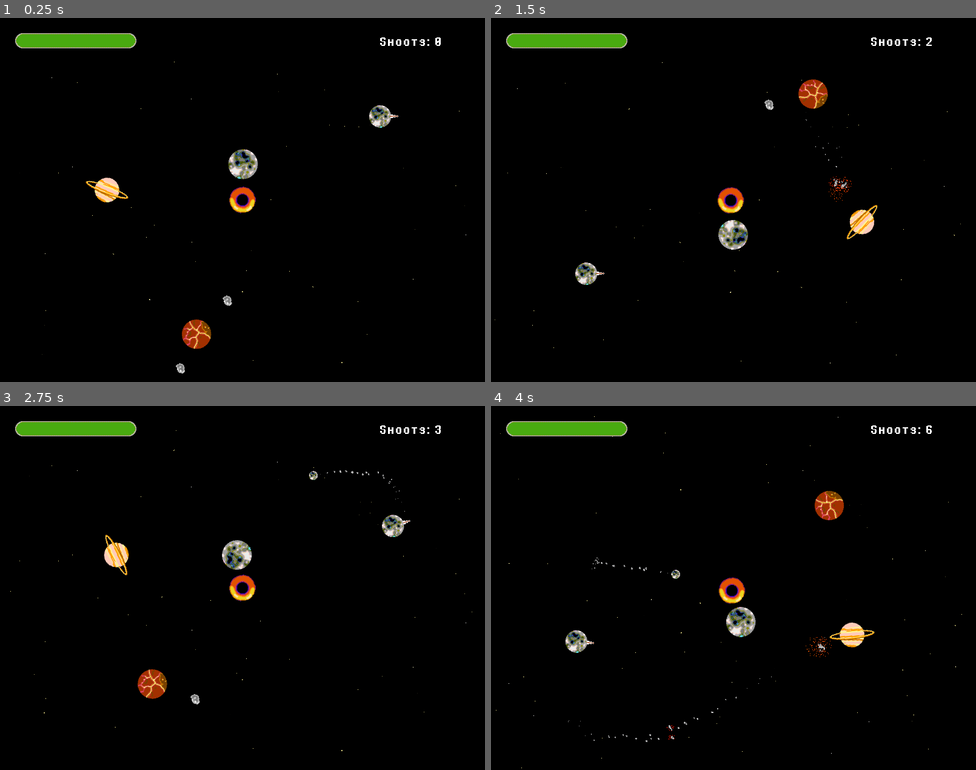
Above: before the commit, frames 1-4 (two rows, left to right).
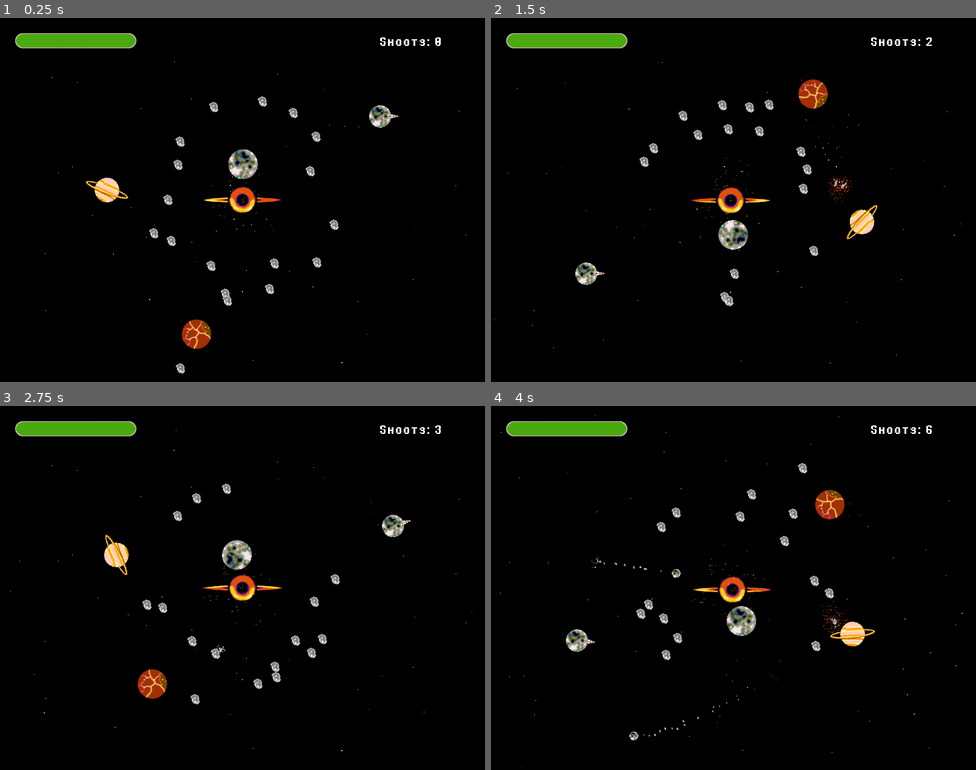
Above: after the commit, the same moments.

Repository: renato-grottesi/moonarchists
Game: Godot game, scene res://Game/Level08.tscn
Same seed, same stepped clock (60 frames per second), same inputs: the game is played once before the commit and once after it. This scene is started directly instead of the project's main scene.
Inputs (mouse positions are in pixels of both pictures, inside the frame that each line leads up to):
- Up to frame 1 (0.25 s): no input
- Up to frame 2 (1.5 s): tap Enter at 0.5 s; move the mouse to (757, 200) at 0.52 s; hold Up from 0.53 s (still down); click (757, 200) at 0.67 s; tap Space at 0.77 s; move the mouse to (709, 200) at 1.27 s
- Up to frame 3 (2.75 s): keep holding Up; tap Space at 1.52 s; move the mouse to (252, 580) at 2.02 s
- Up to frame 4 (4 s): keep holding Up; move the mouse to (728, 595) at 2.77 s; click (728, 595) at 2.92 s; tap Space at 3.02, 3.77 s; move the mouse to (767, 591) at 3.52 s

The runs differ from the first frame. In frame 1, 0.7% of the frame differs, in the area x 30-70%, y 21-77%; in frame 2, 0.7%; in frame 3, 0.8%; in frame 4, 2.1%, in the area x 1-98%, y 2-100%.
Error before the commit: Invalid get index '8' (on base: 'Array'). (res://Game/Universe.gd:21)

Commit message:
fixing a bug, nicer black hole and more forgiving moon damage

Diff:
--- a/Game/Level07.tscn
+++ b/Game/Level07.tscn
@@ -8,7 +8,7 @@
 [node name="Level07" instance=ExtResource( 1 )]
 current_level = 7
 next_level = 8
-asteroids_count = 7
+asteroids_count = 8
 
 [node name="Moon" parent="." index="4"]
 position = Vector2( -150, 0 )
--- a/Game/Level08.tscn
+++ b/Game/Level08.tscn
@@ -7,7 +7,7 @@
 [ext_resource path="res://Sprites/efisto.png" type="Texture" id=6]
 
 [node name="Level08" instance=ExtResource( 1 )]
-current_level = 9
+current_level = 8
 asteroids_count = 16
 asteroids_offset = 150
 
--- a/Game/Moon.gd
+++ b/Game/Moon.gd
@@ -8,6 +8,7 @@
 export (Vector2) var impulse0 : Vector2 = Vector2(0, 0)
 
 const MassBullet = preload("res://Game/MassBullet.gd")
+const NeutralMoon = preload("res://Game/NeutralMoon.gd")
 
 var health = 100;
 
@@ -44,7 +45,10 @@
 
 func _on_Moon_body_entered(body):
 	if body is MassBullet:
-		health -= 25;
+		health -= 20;
+		emit_signal("damage")
+	elif body is NeutralMoon:
+		health -= 30;
 		emit_signal("damage")
 	else:
 		health = 0;
--- a/Game/Universe.gd
+++ b/Game/Universe.gd
@@ -14,6 +14,7 @@
 var game_over = false;
 
 var rng = RandomNumberGenerator.new()
+var com_rotation = 0
 
 func _ready():
 	Input.set_mouse_mode(Input.MOUSE_MODE_CAPTURED)
@@ -35,6 +36,9 @@
 	pass
 
 func _process(delta):
+	com_rotation += delta * 8
+	var com_transform = Transform2D(com_rotation, Vector2(0, 0))
+	$CenterOfMass/SpriteBack.transform = com_transform.scaled(Vector2(3, 0.20))
 	var enemies_left = 0
 	for B in $Bodies.get_children():
 		if ! B.friendly:
--- a/Game/Universe.tscn
+++ b/Game/Universe.tscn
@@ -18,6 +18,13 @@
 
 [sub_resource type="CircleShape2D" id=2]
 radius = 30.0
+
+[sub_resource type="Curve" id=3]
+_data = [ Vector2( 0, 0.763636 ), 0.0, 0.0, 0, 0, Vector2( 0.63745, 1 ), 0.0, 0.0, 0, 0, Vector2( 1, 0 ), 0.0, 0.0, 0, 0 ]
+
+[sub_resource type="Gradient" id=4]
+offsets = PoolRealArray( 0.583333, 0.925439, 1 )
+colors = PoolColorArray( 0.768627, 0.768627, 0, 1, 0.95332, 0.155074, 0, 1, 1, 0, 0, 1 )
 
 [node name="Universe" type="Node2D"]
 script = ExtResource( 1 )
@@ -57,11 +64,31 @@
 
 [node name="CenterOfMass" type="StaticBody2D" parent="."]
 
-[node name="CollisionShape2D" type="CollisionShape2D" parent="CenterOfMass"]
+[node name="Shape" type="CollisionShape2D" parent="CenterOfMass"]
 shape = SubResource( 2 )
+
+[node name="SpriteBack" type="Sprite" parent="CenterOfMass"]
+texture = ExtResource( 2 )
 
 [node name="Sprite" type="Sprite" parent="CenterOfMass"]
 texture = ExtResource( 2 )
+
+[node name="Radiation" type="CPUParticles2D" parent="CenterOfMass"]
+amount = 64
+lifetime = 3.0
+preprocess = 12.0
+speed_scale = 0.25
+randomness = 1.0
+direction = Vector2( 1, 1 )
+spread = 180.0
+gravity = Vector2( 0, 0 )
+initial_velocity = 45.8
+damping = 20.0
+damping_random = 1.0
+scale_amount = 2.0
+scale_amount_random = 1.0
+scale_amount_curve = SubResource( 3 )
+color_ramp = SubResource( 4 )
 
 [node name="Bodies" type="Node" parent="."]
 
Not shown: 1 places in Game/Universe.tscn that only renumber resources
